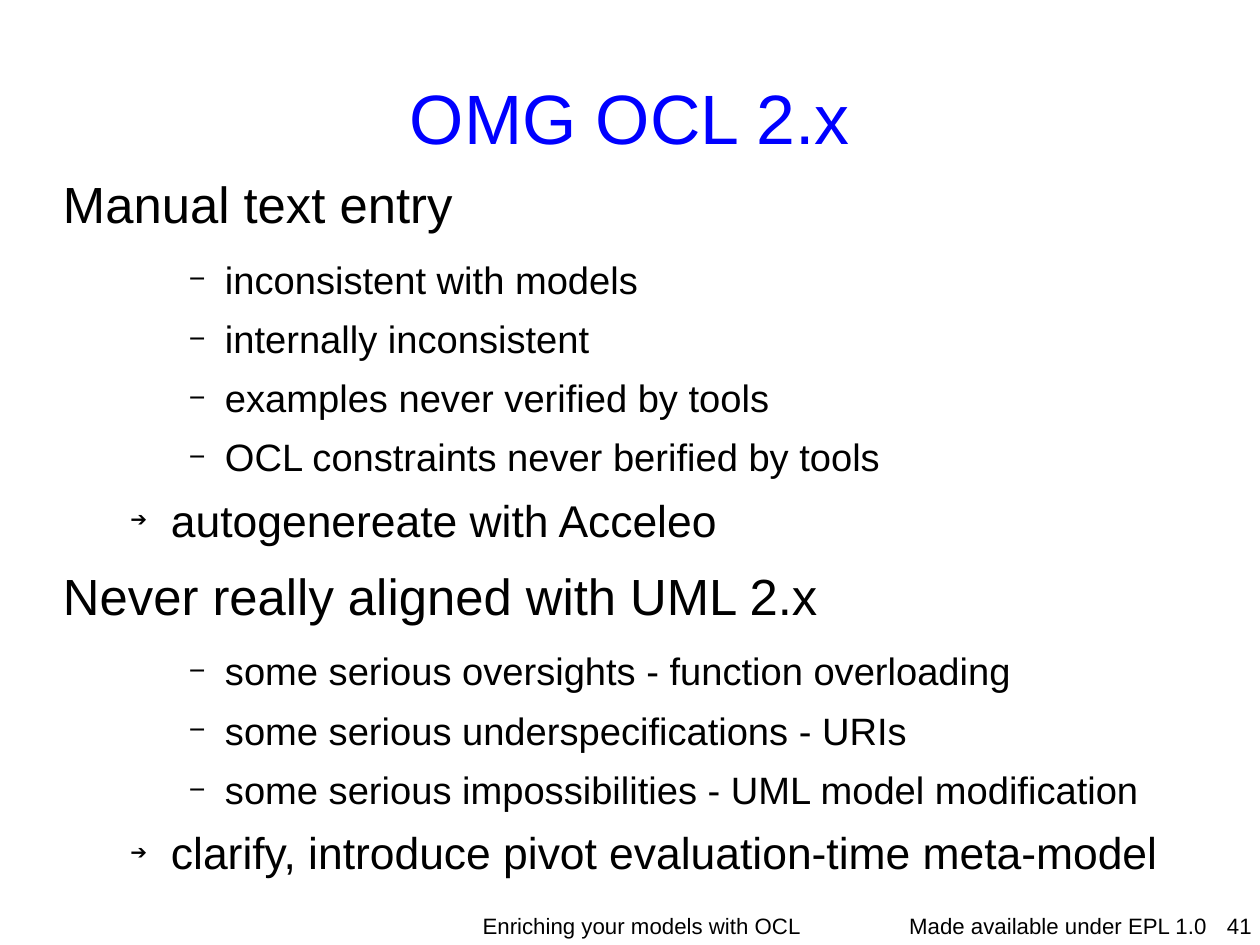
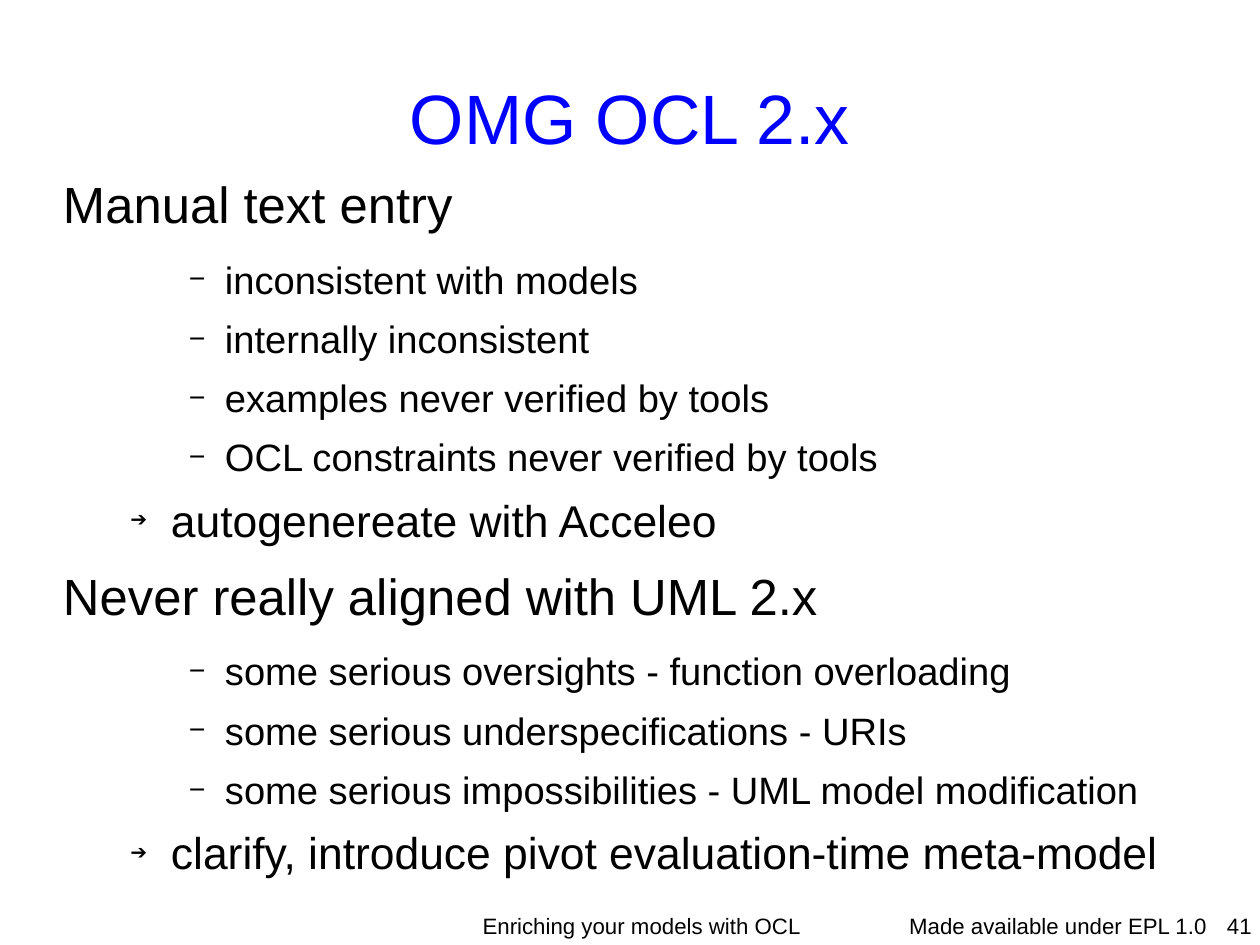
Before and after one commit to eclipse-ocl/ocl-website, a slide deck: slide 41 of ocl/docs/publications/ESE2010LongTalk/EnrichingWithOCL.odp. Drawn at 1260x945 pixels with LibreOffice and Linux fonts; fonts in the diff are those of the drawing; background and template pictures are left out. Boxes give left, top, right and bottom in pixels: in the first picture for what was removed or moved away, otherwise in the second. Text is boxed around its words. In the diff, an @@ line names an element or a change of style, - is before the commit and + after.

```diff
--- a/ocl/docs/publications/ESE2010LongTalk/EnrichingWithOCL.odp
+++ b/ocl/docs/publications/ESE2010LongTalk/EnrichingWithOCL.odp
@@ text at [225,443,877,479]: text changed @@
-    − OCL constraints never berified by tools
+    − OCL constraints never verified by tools
```
Also in this commit, not shown: 15 other slides changed.
